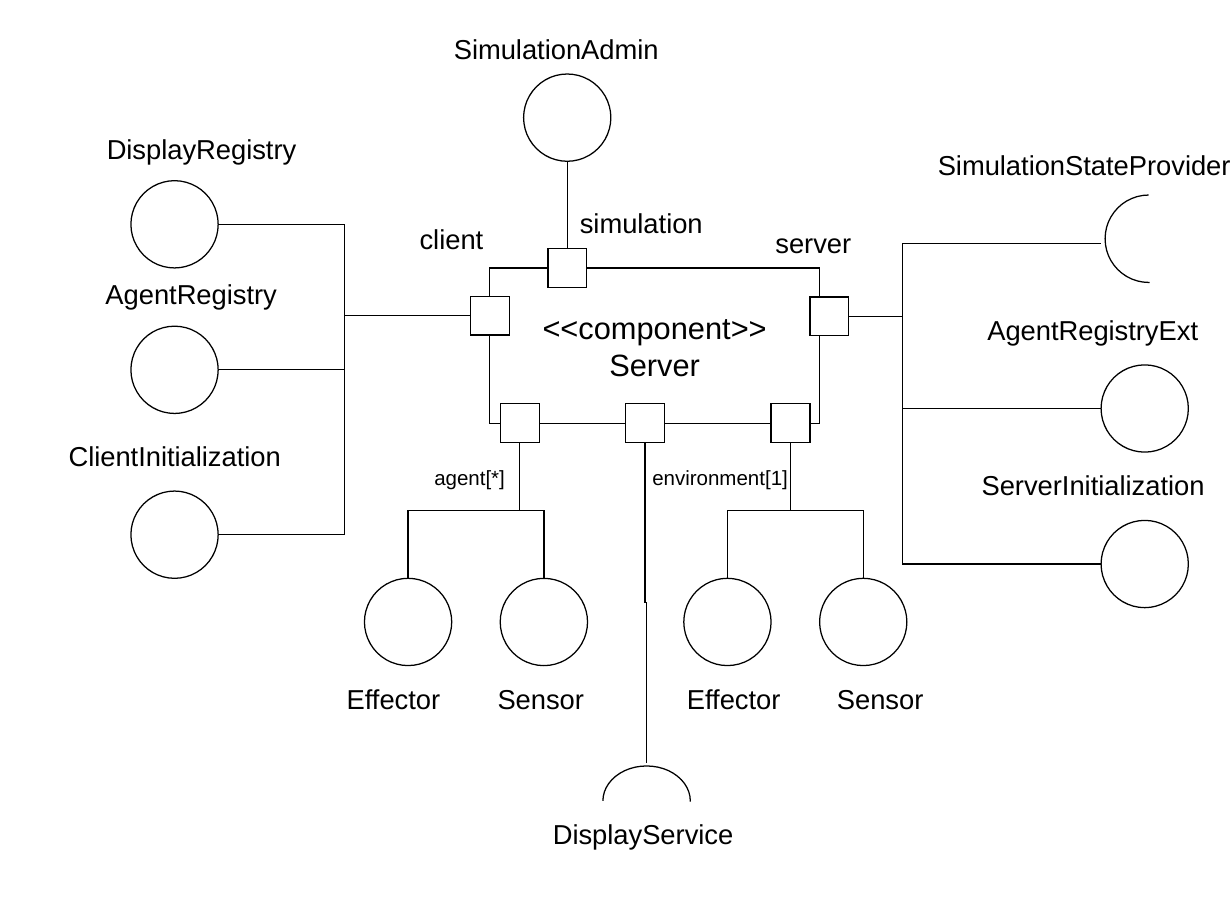
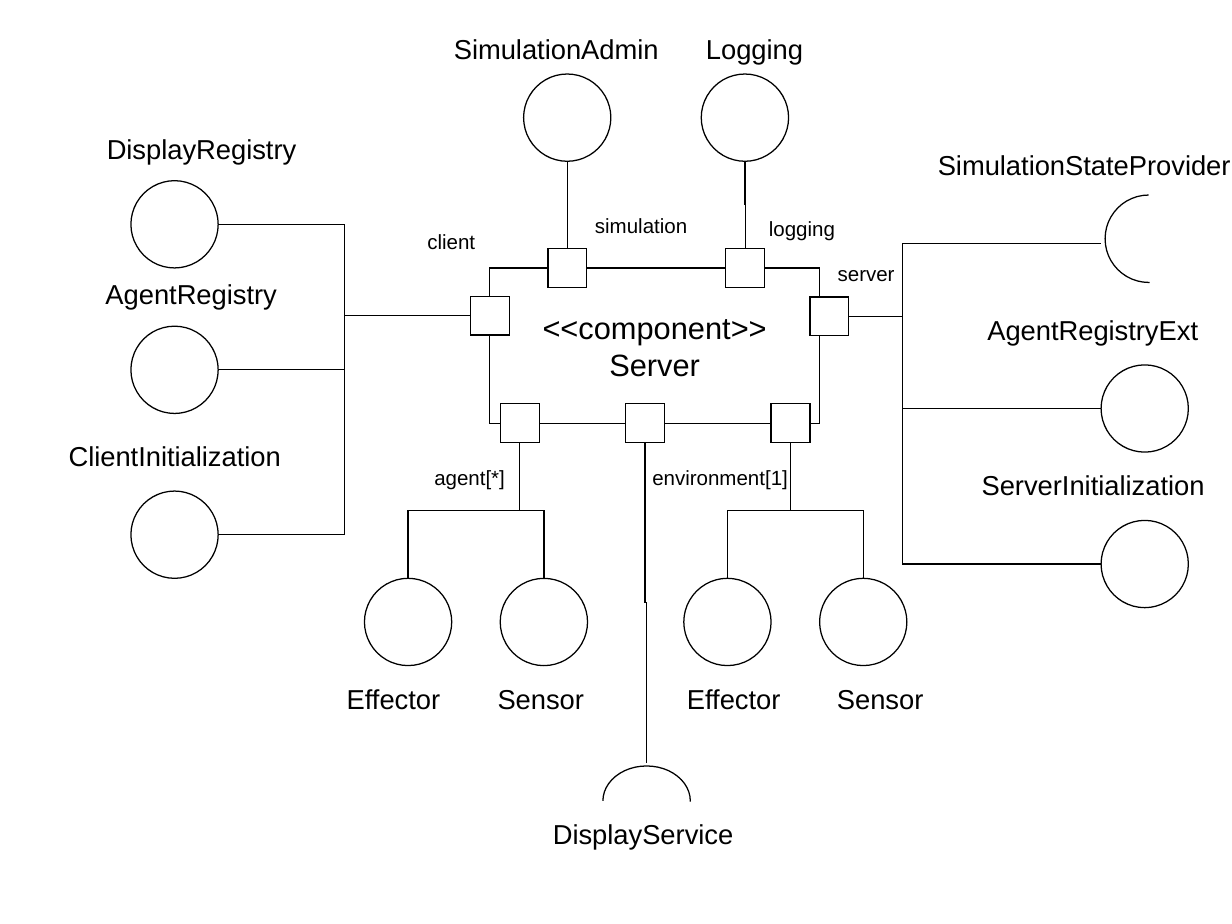
Before and after one commit to krishprince/rollerslam, a slide deck: slide 7 of docs/UML.ppt. Drawn at 1232x924 pixels with LibreOffice and Linux fonts; fonts in the diff are those of the drawing. Boxes give left, top, right and bottom in pixels: in the first picture for what was removed or moved away, otherwise in the second. Text is boxed around its words. In the diff, an @@ line names an element or a change of style, - is before the commit and + after.

```diff
--- a/docs/UML.ppt
+++ b/docs/UML.ppt
@@ text added at (706,39,803,64), 16 pt, text #000000 @@
+Logging
@@ ellipse added at (701,74,788,161), fill #FFFFFF, outline #000000 0.74 pt @@
@@ elbow line added from (745, 249) to (745, 161), #000000 0.74 pt @@
@@ text "simulation": place and size @@
-text "simulation" at (580,213,703,234)
+text "simulation" at (595,218,687,234)
@@ text "client": place and size @@
-text "client" at (420,229,484,250)
+text "client" at (427,234,475,250)
@@ text added at (769,221,835,241), 12 pt, text #000000 @@
+logging
@@ rectangle added at (726,249,765,287), fill #FFFFFF, outline #000000 0.74 pt @@
@@ size 16 to 12 pt in 3 elements at (427,234,475,250), (595,218,687,234), (838,270,895,282) @@
@@ text "server": place and size @@
-text "server" at (775,238,851,254)
+text "server" at (838,270,895,282)
```
Also in this commit, not shown: 3 other slides changed.
